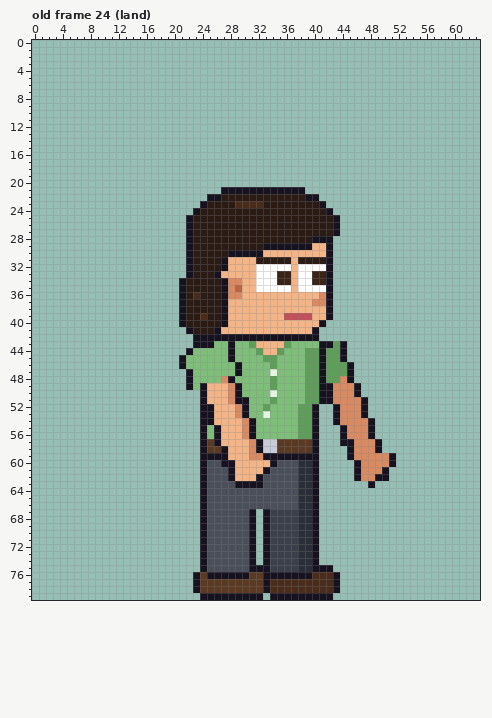
Two versions of one pixel-art file, sprites/clients/client_vetrec_a_right_anim.aseprite. The first picture shows the starting point.
64x80 pixels, 123 frames. Colours within 5 levels of each other are drawn and written as one. Shown: old frame 24 (land). The commit also changed other frames, which this record leaves out.
After:
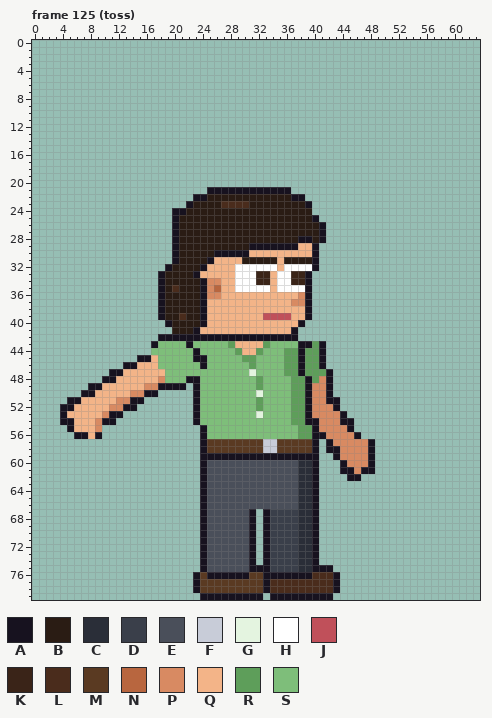
Palette (. is transparent): A #17121f  B #2a1c14  C #2a2e38  D #3a3f4a  E #4a4f5a  F #c8ccd8  G #e4f4e0  H #ffffff  J #c0505a  K #3a2418  L #4a2c1c  M #5a3a22  N #b8663f  P #d88a62  Q #f3b488  R #5e9e5a  S #7ebe7a
A new or re-ordered frame is compared with the old frame closest to it.
The edit:
frames 123 -> 129
Changed rows in their new state; - is an unchanged pixel.
Frame 125 (toss) is new; against old frame 24 (land):
first column x 4:
21 ---------------------AA----------..-------------
22 -------------------AABB----------AA..-----------
23 ------------------ABB--LL--BB------A..----------
24 ----------------AABB----------------...---------
25 ----------------ABB-----------------A...--------
26 ----------------ABB------------------A..--------
27 ----------------ABB------------------A..--------
28 ----------------ABB---------------AAB-.---------
29 ----------------ABB--------AA-----QQA..---------
30 ----------------ABB---AA---QQ-------A..---------
31 ----------------ABB--AQQ--BB---Q-B--A..---------
32 ---------------ABBB-AQQQ-HHH---Q-H--A..---------
33 --------------ABBBBAQQQ--HHHKKQHHKKA...---------
34 --------------ABBB--APPQQHHHKKQHHKKA...---------
35 --------------ABLB--APNQQHHH--Q--H-A...---------
36 --------------ABBB-BAPPQQQ--------PA...---------
37 --------------ABBB--AQQQ---------PPA...---------
38 --------------ABBB--AQQQ-----------A...---------
39 --------------ABBL--AQQQ-----JJJ-QQA...---------
40 ---------------ABB--AQQQ----------A...----------
41 ----------------BBBAQQQ----------A...-----------
42 --------------AAAAA---------------...-----------
43 -------------ASSSSASSS--RQQQ-RSSS-AAR-...-------
44 -------------SSSSSSA----SRQQ-SSSRRA---...-------
45 -----------AAQSSSS-AA---S-RR-SS-RRA---...-------
46 ---------AAQQQSSSS--A----S-R--S-RRA---....------
47 -------AAQQQQQQSSSS------S-G--S-RRA--RA...------
48 ------AAQQQQQQPSSS-A---SS---R-S--RRA-PA...------
49 ----AAQQQQQQPPAAAA.ASSSSSS--R-S--RRAPP-....-----
50 ---AAQQQQQPPAA-----ASSSSSS--G-S--RRAPP-....-----
51 -AAQQQQQPPAA-------ASSSSSSS-R-S--RRAPP-A....----
52 AAQQQQQPPAA--------ASSSSSSS-RS---R-APPP-....----
53 AQQQQQPAA----------ASSSSSSS-GS---R-APPPPA...----
54 AAQQQPAA-----------ASSSSSSSS-----R-A-PPPAA...---
55 -AQQQP----------------SSSSSS---------PPPPA...---
56 --AAQA----------------SSSSSS---------APPP-A..---
57 ----------------------MMMMMMM---------APPP--A.--
58 -----------------------MMMMMM---------AAPP--A.--
59 ------------------------AAAAA----------APP--A...
60 -----------------------EEEEEEEE---------APP-A...
61 ------------------------EEEEEE----------AAPAA..-
62 ------------------------EEEEE------------A-....-
63 -------------------------EEEE---------------.---
